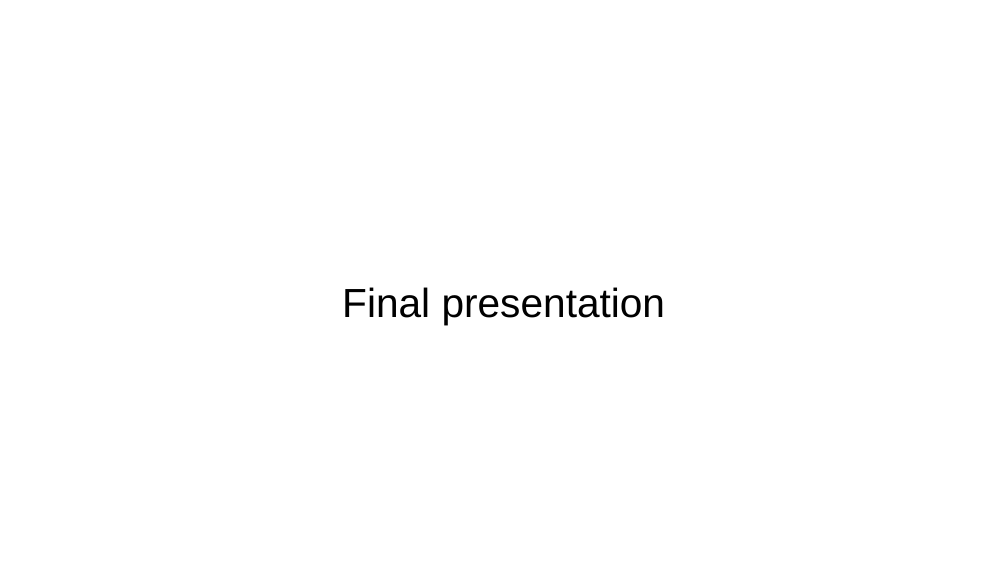
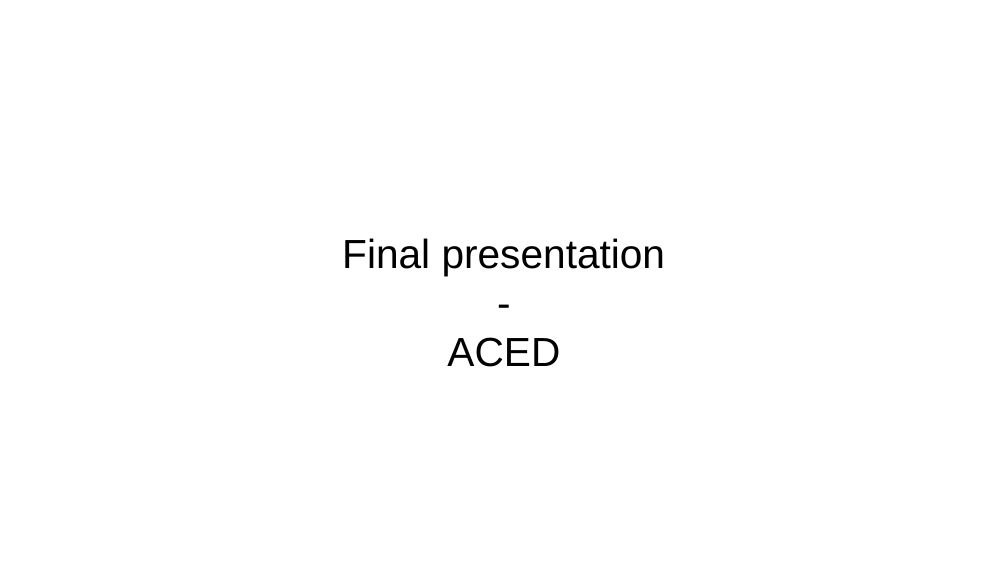
Before and after one commit to kasperengelen/stride, a slide deck: slide 1 of Presentation/presentation.odp. Drawn at 1008x567 pixels with LibreOffice and Linux fonts; fonts in the diff are those of the drawing; background and template pictures are left out. Boxes give left, top, right and bottom in pixels: in the first picture for what was removed or moved away, otherwise in the second. Text is boxed around its words. In the diff, an @@ line names an element or a change of style, - is before the commit and + after.

Commit message:
Adding presentation PDF

```diff
--- a/Presentation/presentation.odp
+++ b/Presentation/presentation.odp
@@ subtitle at (447, 337, 560, 367): paragraphs added @@
+-
+ACED
```
Also in this commit, not shown: 1 other file.
